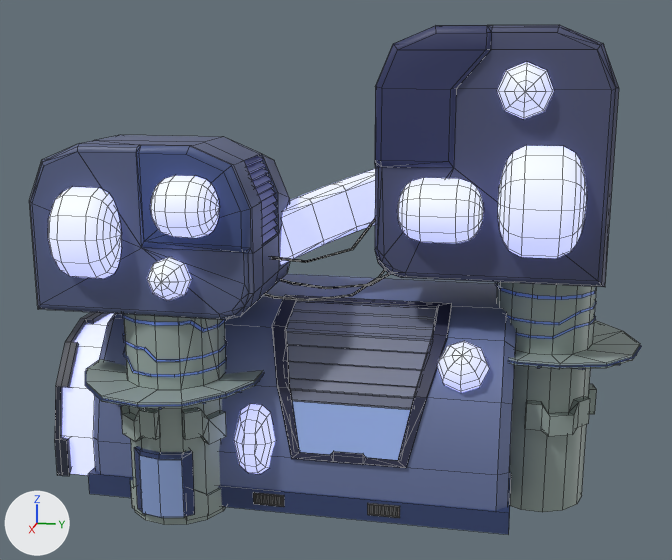
The FBX model Assets/Models/Crossing/Crossing_Buildings/Individual_Buildings/West_Hotel_01.fbx as it was, and as the next commit left it.
Both versions are drawn from a camera (50 mm lens) standing at (-0.601, 0.366, 0.491) and looking at (-1.585, 0.17, 0.245). Every picture has the same lights, and +X, +Y and +Z are marked at lower left. Mesh edges are drawn as thin lines. Where no turn or scale is listed for an object, it has been applied to the vertices. Vertices at the same position are counted once.

The scene before the commit, as lines of its bpy script (objects in view):
```python
me_mesh = bpy.data.meshes.new('Mesh')
me_mesh.from_pydata(...)  # 1814 vertices, 1456 faces; spans x -0.165..0.165, y -0.334..0.334, z -0.268..0.268
# faces by material slot: [238, 744, 474]
me_mesh.materials.append(mat_light_illuminate1)  # picture img_lights_jpg
me_mesh.materials.append(mat_flatcolorbase1)  # picture img_plaza_02_diffuse_jpg
me_mesh.materials.append(mat_glass_t2)  # grey #bcbcbc
ob_west_hotel_01 = bpy.data.objects.new('West_Hotel_01', me_mesh)
ob_west_hotel_01.location = (-1.586, 0.172, 0.247)
```
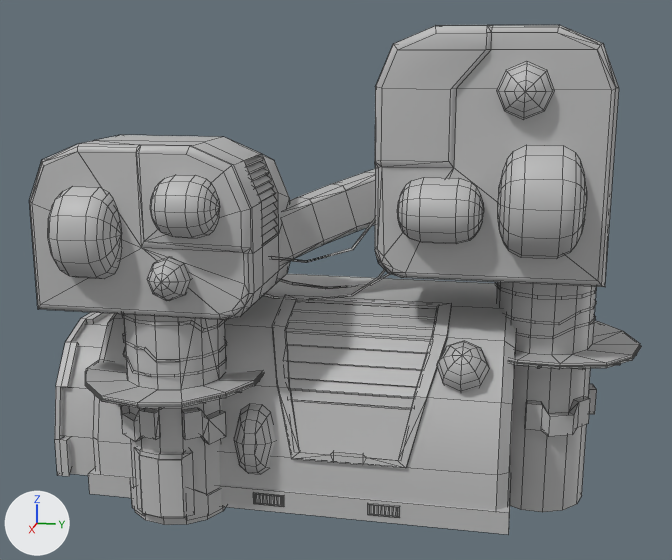
The edits, one by one:
Material 'Environment_02' (mat_environment_02) is new.
Its base color is (0.5, 0.5, 0.5) (grey #bcbcbc).
me_mesh has 1814 vertices, 1456 faces and spans x -0.165..0.165, y -0.334..0.334, z -0.268..0.268.
me_mesh is used by ob_west_hotel_01; location (-1.586, 0.172, 0.247).
me_mesh no longer uses material mat_glass_t2 (grey #bcbcbc).
me_mesh part 1: all 238 faces that had it switch from mat_light_illuminate1 (picture img_lights_jpg) to mat_environment_02 (grey #bcbcbc).
me_mesh part 2: all 744 faces that had it switch from mat_flatcolorbase1 (picture img_plaza_02_diffuse_jpg) to mat_environment_02 (grey #bcbcbc).

What differs and where, as boxes [x1, y1, x2, y2] in the pictures (672 x 560 px):
part 1 of me_mesh, recoloured (blue to grey)
    both: [85, 282, 641, 409]
part 2 of me_mesh, recoloured (blue to grey)
    both: [29, 25, 640, 534]
